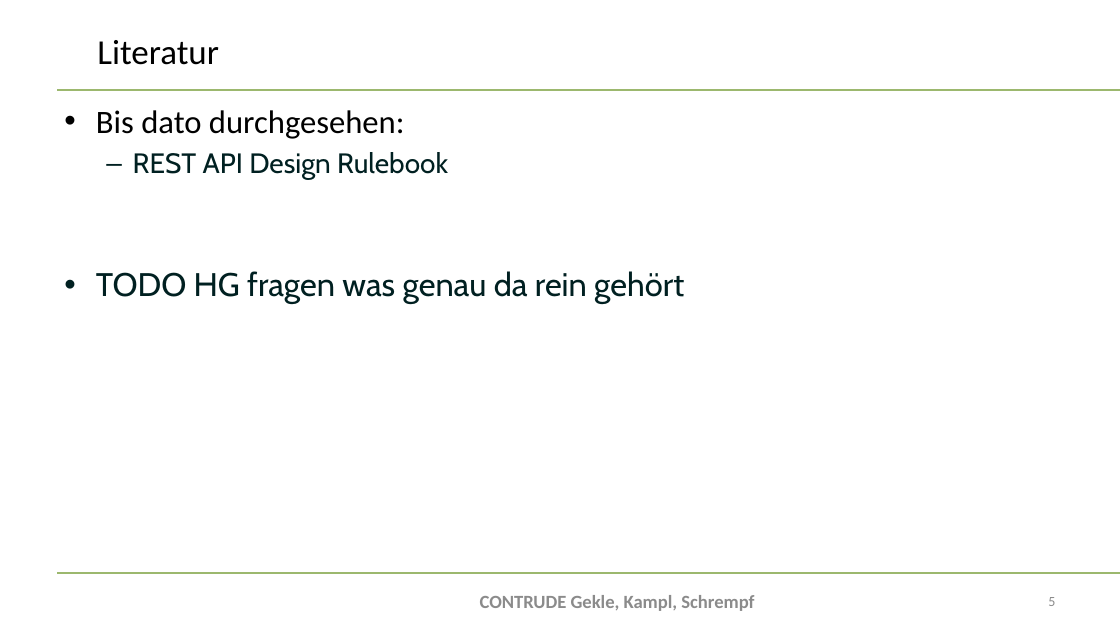
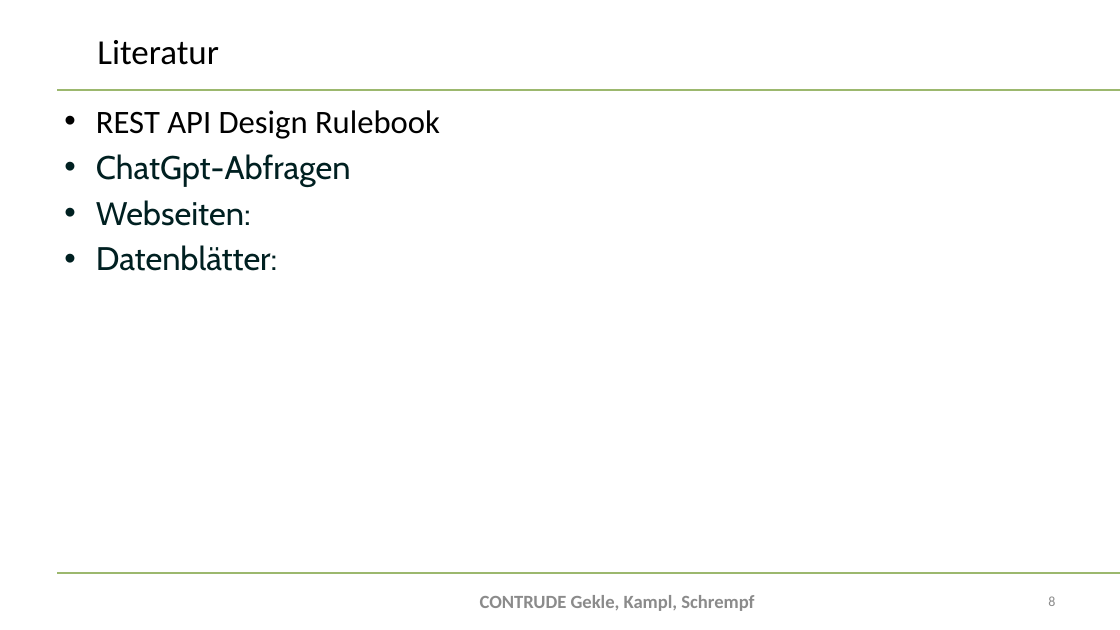
Before and after one commit to bitsneak/Contrude, a slide deck: slide 8 of Diplomarbeit/doc/Presentations/DA-Präsentation2024_Erstpräsentation.pptx (slide 5 before the commit). Drawn at 1120x630 pixels with LibreOffice and Linux fonts; fonts in the diff are those of the drawing; background and template pictures are left out. Boxes give left, top, right and bottom in pixels: in the first picture for what was removed or moved away, otherwise in the second. Text is boxed around its words. In the diff, an @@ line names an element or a change of style, - is before the commit and + after.

Commit message:
Presentation Update

```diff
--- a/Diplomarbeit/doc/Presentations/DA-Präsentation2024_Erstpräsentation.pptx
+++ b/Diplomarbeit/doc/Presentations/DA-Präsentation2024_Erstpräsentation.pptx
@@ text at [96, 110, 405, 139]: paragraph removed @@
-• Bis dato durchgesehen:
@@ text at [96, 110, 440, 139]: size 24 to 28 pt, font Cabin to Calibri, text colour #002021 to #000000, highlight #FFFFFF to none in "REST API Design Rulebook"; bullet – to •; list level 2 to 1 in "REST API Design Rulebook" @@
@@ text at [96, 154, 351, 271]: text changed @@
-• TODO HG fragen was genau da rein gehört
+• ChatGpt-Abfragen
+• Webseiten:
+• Datenblätter:
@@ page number at [1048, 596, 1055, 606]: text changed @@
-5
+8
```
Also in this commit, not shown: 2 other slides changed, 3 slides added, 1 other file.
